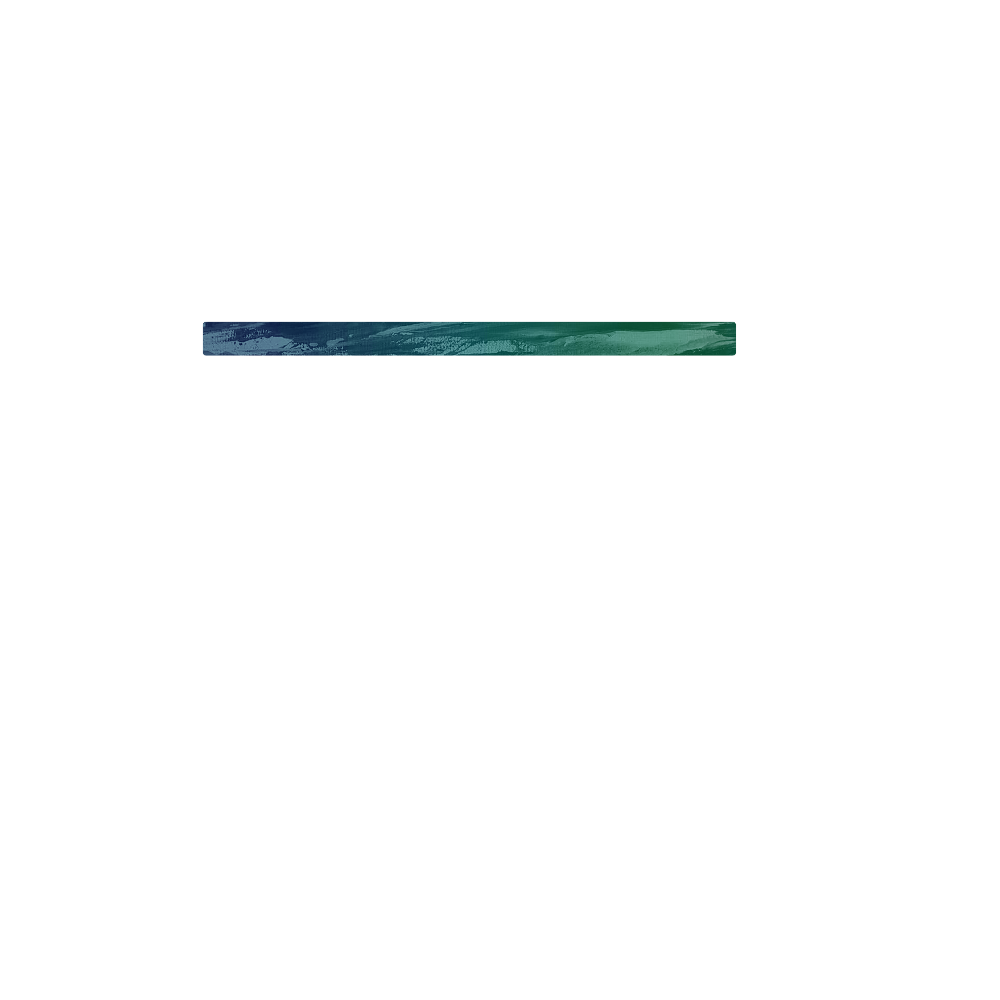
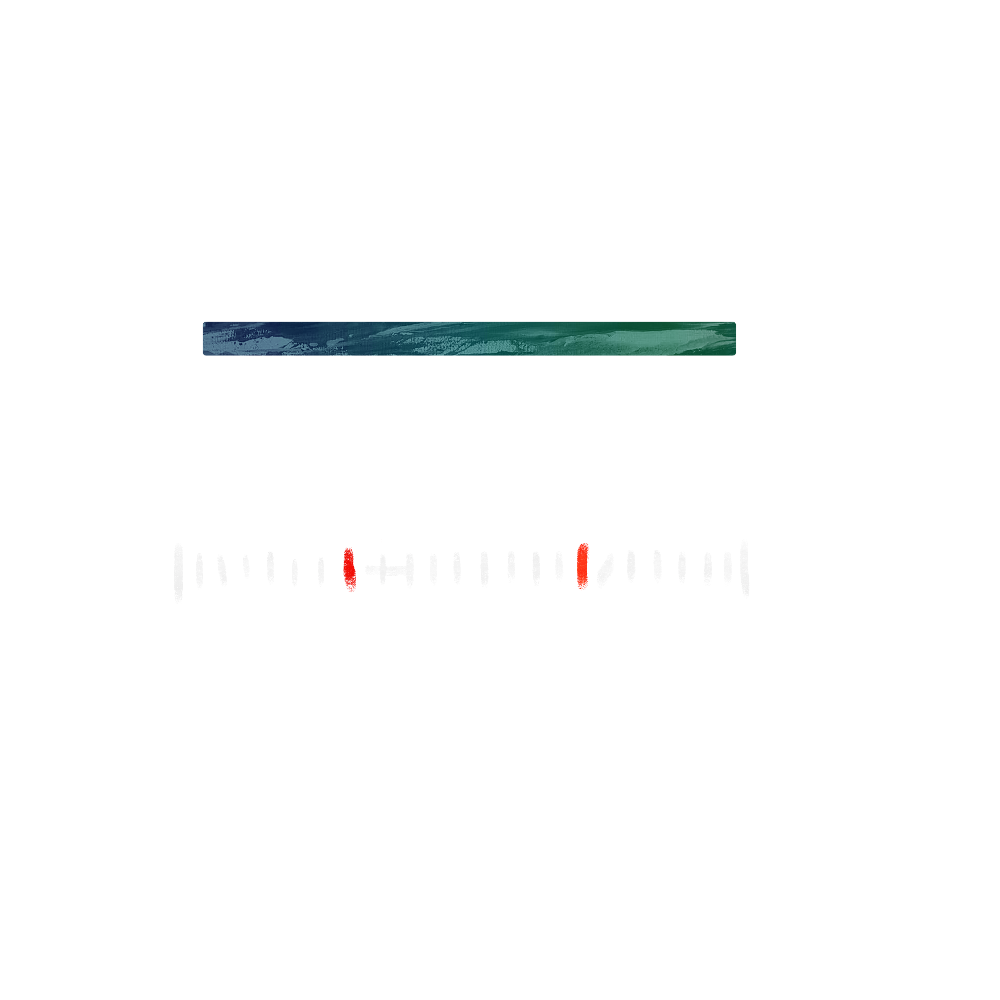
Revision of a layered 1000px x 1000px image; what changed, layer by layer:
added layer "Layer 5" above "Layer 4" over (343, 547, 356, 593)
added layer "Layer 4" above "texture waves" over (174, 539, 750, 604)